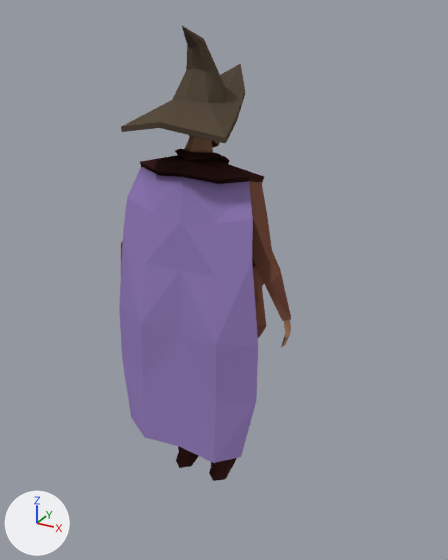
Two versions of the Blender file Assets/Models/Character/Character.blend, one commit apart.
Camera for both pictures: a 50 mm camera at (1.096, -1.833, 1.786) aimed at (0.09, -0.003, 0.871). The axes (+X, +Y, +Z) are drawn at lower left. The lights are the same throughout.

The older version as bpy lines, for what is in view:
```python
me_cube_001 = bpy.data.meshes.new('Cube.001')
me_cube_001.from_pydata(...)  # 188 vertices, 176 faces; spans x 0.0..0.37, y -0.25..0.28, z -0.01..1.74
me_cube_001.materials.append(mat_material)  # picture img_character_uv_final_png
me_cube_004 = bpy.data.meshes.new('Cube.004')
me_cube_004.from_pydata(...)  # 106 vertices, 111 faces; spans x -8.5..14.9, y -15.4..5.9, z -1.4..1.0
me_cube_004.materials.append(mat_material_001)  # picture img_staff_uv_final_png
me_cube_005 = bpy.data.meshes.new('Cube.005')
me_cube_005.from_pydata(...)  # 66 vertices, 72 faces; spans x -1.73..0.9, y -1.71..1.76, z -0.58..1.55
me_cube_005.materials.append(mat_material_002)  # picture img_bag_uv_final_png
ob_bag = bpy.data.objects.new('Bag', me_cube_005)
ob_bag.location = (0.179, 0.053, 0.742)
ob_bag.scale = (0.0851, 0.0851, 0.142)
ob_character = bpy.data.objects.new('Character', me_cube_001)
ob_character.location = (0.0, 0.0, 0.0)
_m = ob_character.modifiers.new('Mirror', 'MIRROR')
ob_staff = bpy.data.objects.new('Staff', me_cube_004)
ob_staff.location = (0.241, 0.122, 0.846)
ob_staff.scale = (0.025, 0.025, 0.5)
ob_staff.hide_set(True)
```
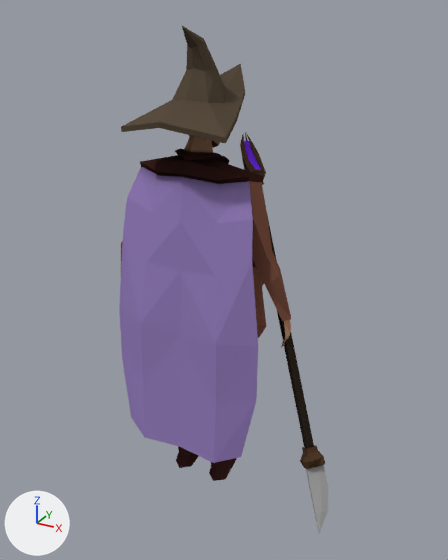
Pixel boxes [x1, y1, x2, y2] of what changed, in the pictures (448 x 560 px):
'Staff', shown: after [240, 133, 328, 534]

Patch to the scene script:
```diff
--- a/Assets/Models/Character/Character.blend.py
+++ b/Assets/Models/Character/Character.blend.py
@@ ob_staff @@
 ob_staff.scale = (0.025, 0.025, 0.5)
-ob_staff.hide_set(True)
```
